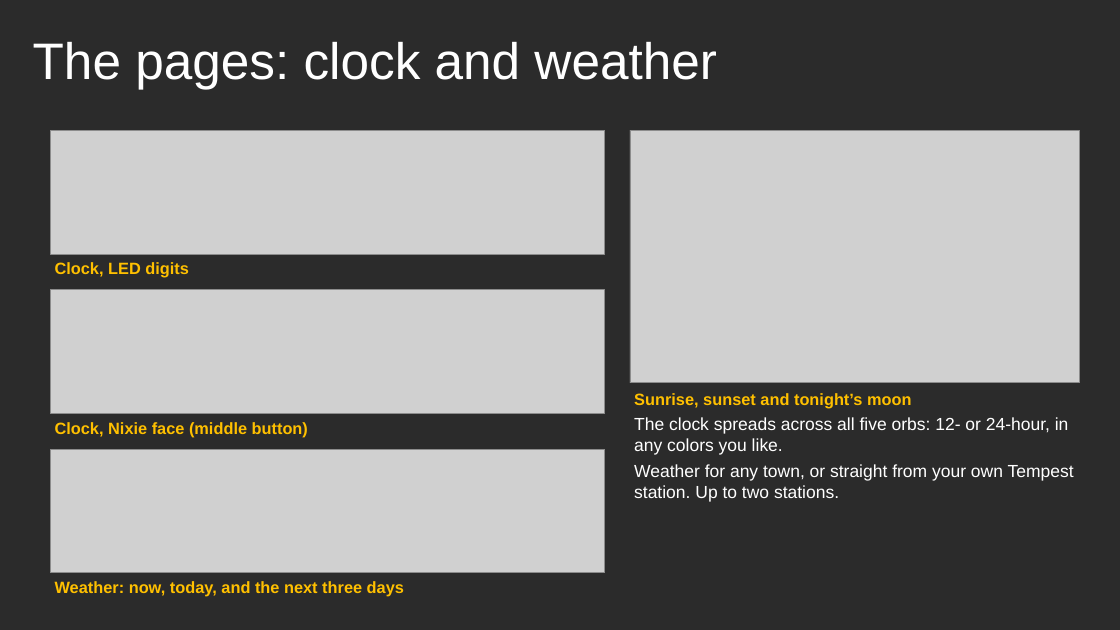
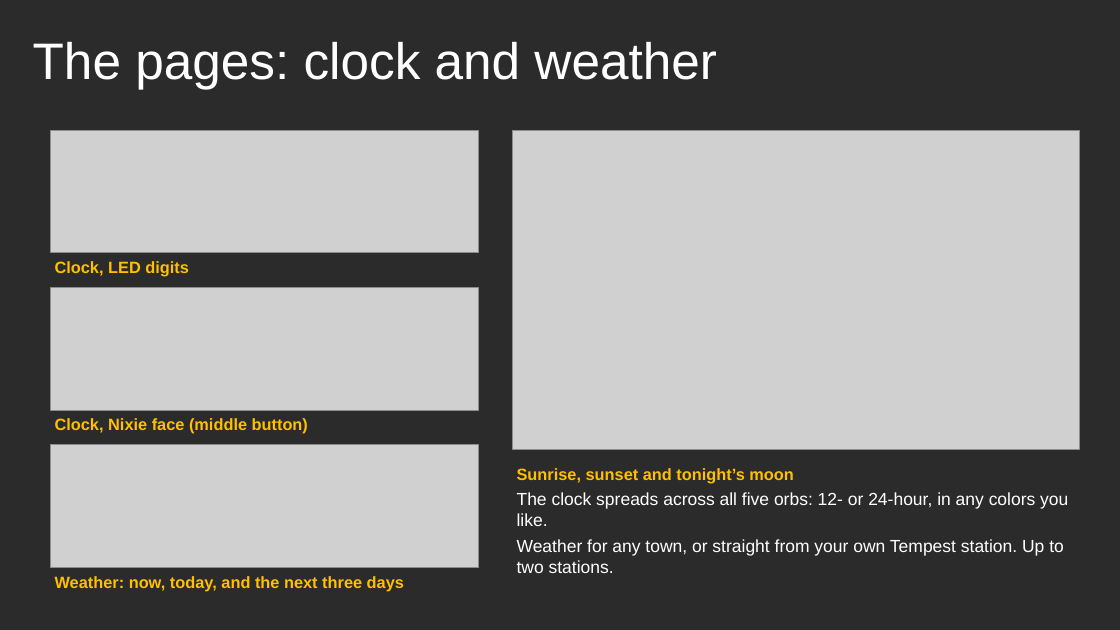
Before and after one commit to scottdube/hot-info-orbs, a slide deck: slide 4 of docs/presentation/HOT-Info-Orbs-Small-Computers-2026-10-27.pptx. Drawn at 1120x630 pixels with LibreOffice and Linux fonts; fonts in the diff are those of the drawing; grey boxes stand for pictures; background and template pictures are left out; a plain dark background stands for a picture behind light text. Boxes give left, top, right and bottom in pixels: in the first picture for what was removed or moved away, otherwise in the second. Text is boxed around its words. In the diff, an @@ line names an element or a change of style, - is before the commit and + after.

```diff
--- a/docs/presentation/HOT-Info-Orbs-Small-Computers-2026-10-27.pptx
+++ b/docs/presentation/HOT-Info-Orbs-Small-Computers-2026-10-27.pptx
@@ picture: place and size @@
-picture at (50, 130, 605, 255)
+picture at (50, 130, 479, 253)
@@ picture: place and size @@
-picture at (630, 130, 1080, 383)
+picture at (513, 130, 1080, 450)
@@ picture: place and size @@
-picture at (50, 290, 605, 414)
+picture at (50, 287, 479, 410)
@@ text "Clock, Nixie face (middle button)": place and size @@
-text "Clock, Nixie face (middle button)" at (55, 422, 308, 438)
+text "Clock, Nixie face (middle button)" at (55, 418, 308, 434)
@@ picture: place and size @@
-picture at (50, 450, 605, 573)
+picture at (50, 444, 479, 567)
@@ text "Sunrise, sunset and tonight’s moon" rewrapped from (634, 393, 1074, 502) to (517, 468, 1068, 573) @@
@@ text "Weather: now, today, and the ...": place and size @@
-text "Weather: now, today, and the ..." at (55, 581, 404, 597)
+text "Weather: now, today, and the ..." at (55, 576, 404, 591)
```
Also in this commit, not shown: 4 other slides changed, 13 other files.
